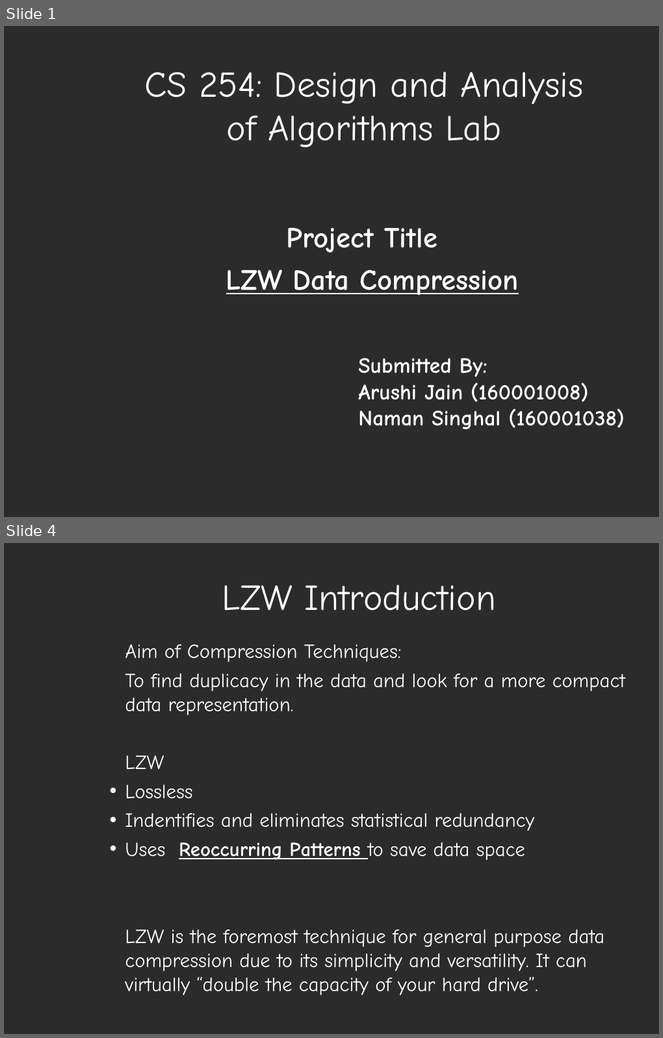
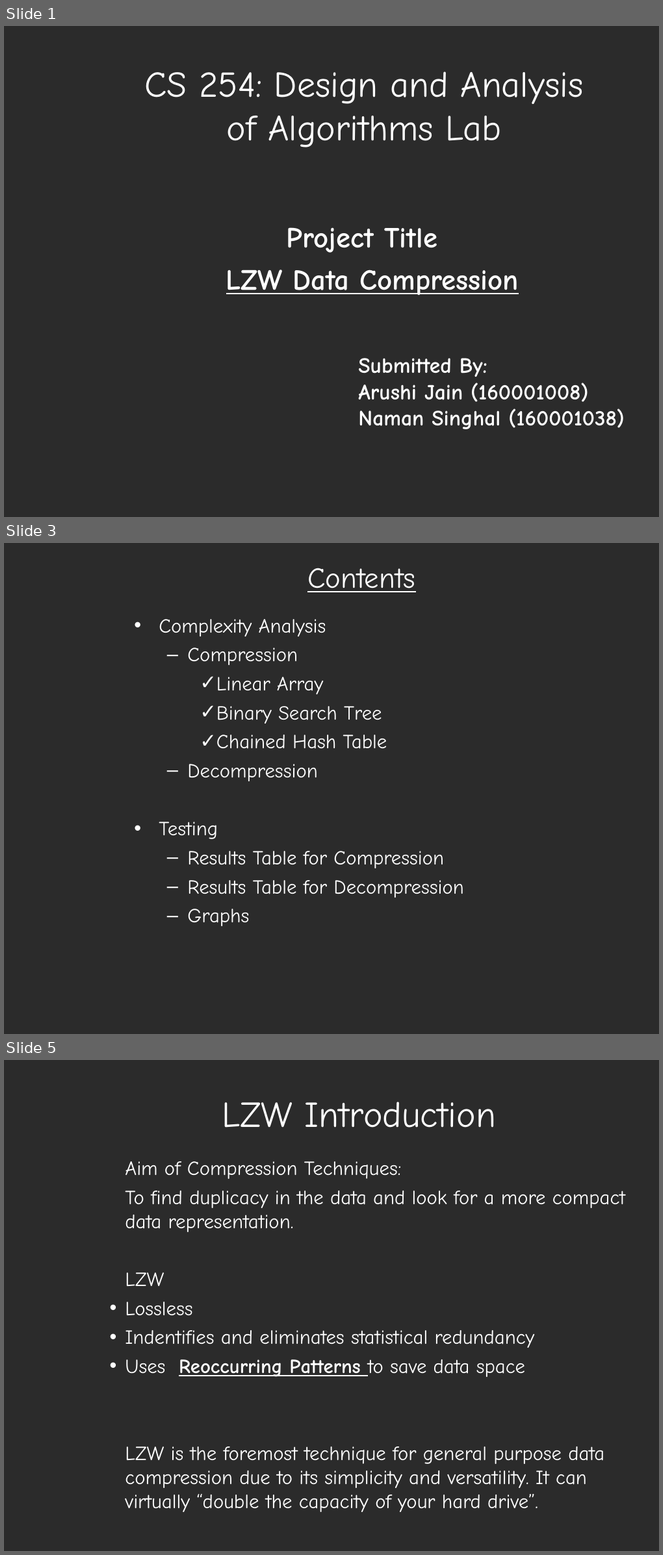
Before and after one commit to arushi-jain-27/LZW_Compression, a slide deck: LZW Presentation.ppt. Shown one above the other, each under a label of ours: slides 1 and 4 before the commit, slides 1, 3 and 5 after it; the slides between them are not shown. The pictures are 663x1038 and 663x1555 pixels, drawn with LibreOffice and Linux fonts; fonts in the diff are those of the drawing; background and template pictures are left out; a plain dark background stands for a picture behind light text. Boxes give left, top, right and bottom in pixels: in the first picture for what was removed or moved away, otherwise in the second. Text is boxed around its words. In the diff, an @@ line names an element or a change of style, - is before the commit and + after.

```diff
--- a/LZW Presentation.ppt
+++ b/LZW Presentation.ppt
@@ slide 3 added at [4,543,659,1034], background picture (left out) @@
@@ title added at [308,568,415,592], 32 pt, text #FFFFFF, underline @@
+Contents
@@ text added at [159,619,464,927], 22 pt, text #FFFFFF @@
+• Complexity Analysis
+  – Compression
+    ✓ Linear Array
+    ✓ Binary Search Tree
+    ✓ Chained Hash Table
+  – Decompression
+• Testing
+  – Results Table for Compression
+  – Results Table for Decompression
+  – Graphs
@@ what was slide 4 is now slide 5 @@
```
Also in this commit, not shown: 5 slides changed, 10 other slides added.
